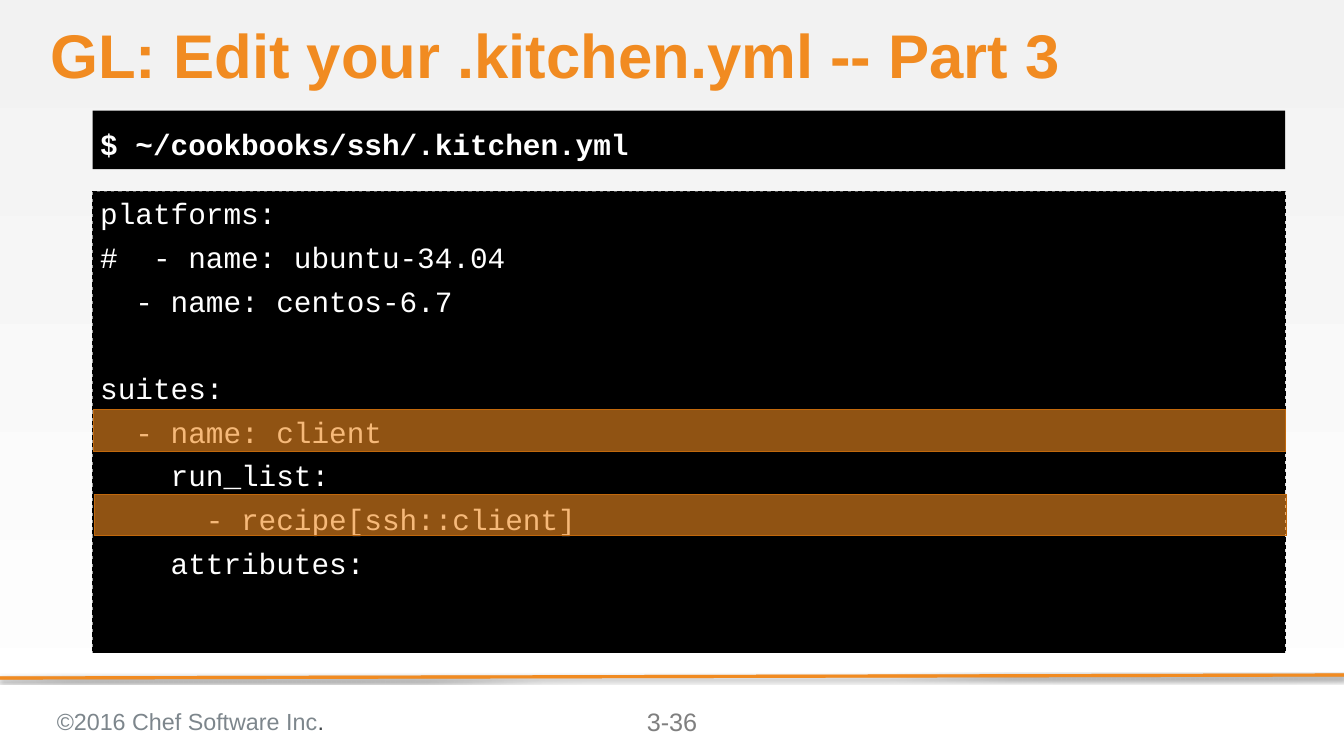
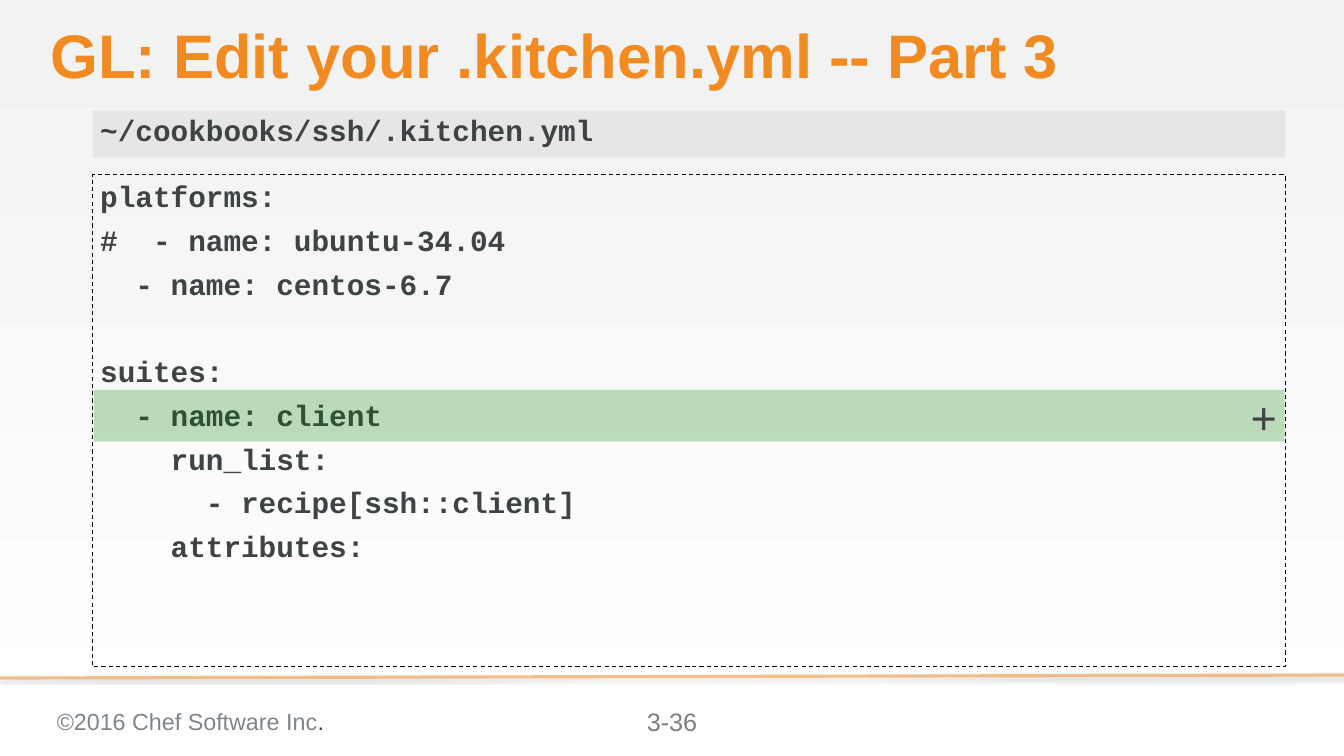
Before and after one commit to bchamby/chef-compliance-installation-configuration-operation, a slide deck: slide 36 of 03-initial-configuration-scans.pptx. Drawn at 1344x756 pixels with LibreOffice and Linux fonts; fonts in the diff are those of the drawing; background and template pictures are left out. Boxes give left, top, right and bottom in pixels: in the first picture for what was removed or moved away, otherwise in the second. Text is boxed around its words. In the diff, an @@ line names an element or a change of style, - is before the commit and + after.

Commit message:
added slide 3-46 Change Owner of replaced Edit your .kitchen.yml slides with File slide formatted slides

```diff
--- a/03-initial-configuration-scans.pptx
+++ b/03-initial-configuration-scans.pptx
@@ text "~/cookbooks/ssh/.kitchen.yml": place and size @@
-text "~/cookbooks/ssh/.kitchen.yml" at [93, 110, 1285, 169]
+text "~/cookbooks/ssh/.kitchen.yml" at [93, 110, 1285, 157]
@@ text "~/cookbooks/ssh/.kitchen.yml" at [93, 110, 1285, 157]: fill #000000 to #D9D9D9 at 50% opacity @@
@@ text at [100, 120, 593, 147]: text changed; text colour #FFFFFF to #3E4346 @@
-$ ~/cookbooks/ssh/.kitchen.yml
+~/cookbooks/ssh/.kitchen.yml
@@ text "platforms:": place and size @@
-text "platforms:" at [93, 191, 1285, 652]
+text "platforms:" at [93, 175, 1285, 667]
@@ text "platforms:" at [93, 175, 1285, 667]: text colour #FFFFFF to #3E4346, bold on; fill #000000 to none @@
@@ text at [94, 390, 1284, 442]: text added @@
++
@@ text "+": place and size @@
-text "+" at [93, 410, 1285, 451]
+text "+" at [94, 390, 1284, 442]
@@ text "+" at [94, 390, 1284, 442]: rectangle to text; fill #F18B21 at 60% opacity to #008000 at 25% opacity; outline #C1680C 0.75 pt to none @@
@@ rectangle removed at [94, 494, 1287, 535] @@
@@ line removed from (1344, 675) to (0, 678) @@
```
Also in this commit, not shown: 4 other slides changed, 1 slide added.
